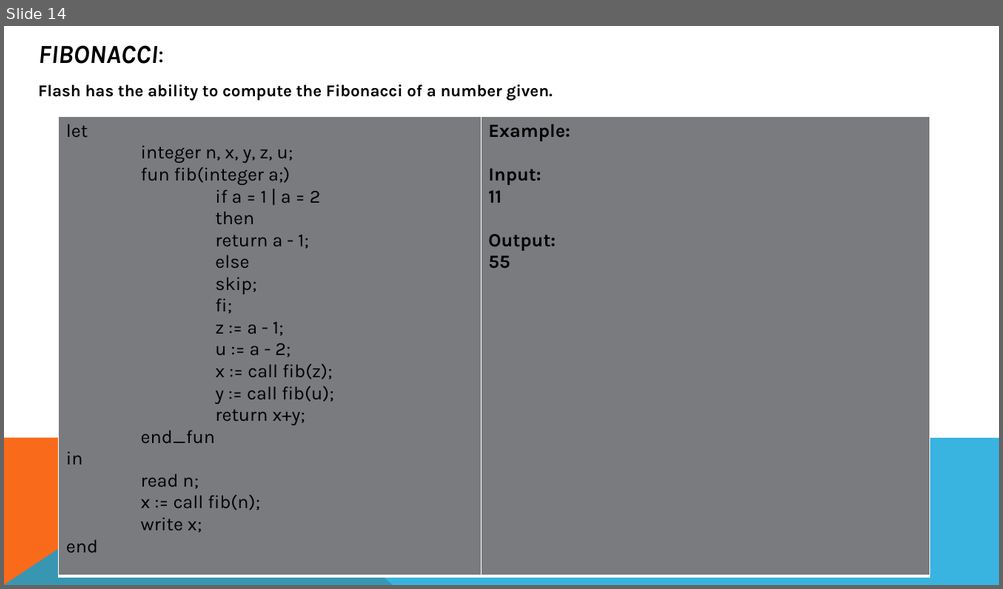
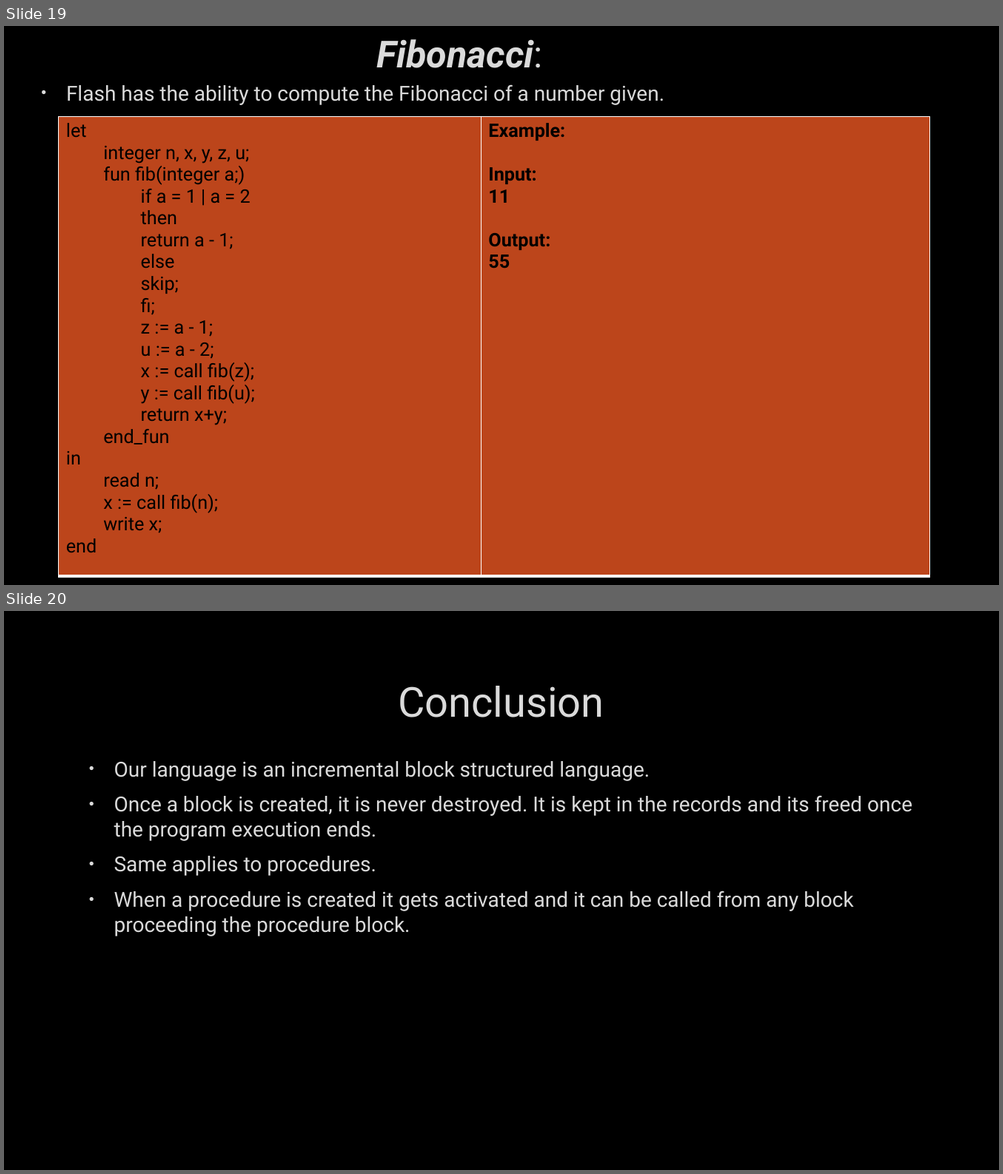
Before and after one commit to bhrlabs/CompilerRuntime, a slide deck: Document/Flash_ppt.pptx. Shown one above the other, each under a label of ours: slide 14 before the commit, slides 19 and 20 after it. The pictures are 1003x589 and 1003x1174 pixels, drawn with LibreOffice and Linux fonts; fonts in the diff are those of the drawing; background and template pictures are left out. Boxes give left, top, right and bottom in pixels: in the first picture for what was removed or moved away, otherwise in the second. Text is boxed around its words. In the diff, an @@ line names an element or a change of style, - is before the commit and + after.

```diff
--- a/Document/Flash_ppt.pptx
+++ b/Document/Flash_ppt.pptx
@@ slide 20 added at (x1=4, y1=611, x2=999, y2=1170), background picture (left out) @@
@@ title added at (x1=398, y1=686, x2=603, y2=718), 40 pt, text #DADADA @@
+Conclusion
@@ text added at (x1=114, y1=761, x2=912, y2=937), 20 pt, text #DADADA @@
+• Our language is an incremental block structured language.
+• Once a block is created, it is never destroyed. It is kept in the records and its freed once the program execution ends.
+• Same applies to procedures.
+• When a procedure is created it gets activated and it can be called from any block proceeding the procedure block.
@@ what was slide 14 is now slide 19 @@
@@ slide 19 changed as well @@
@@ background #FFFFFF to picture (left out) @@
@@ title at (x1=376, y1=39, x2=543, y2=68): text changed; size 25.2 to 36 pt; font Karla to Roboto; text colour #000000 to #DADADA @@
-FIBONACCI:
+Fibonacci:
@@ text "Flash has the ability to ..." at (x1=66, y1=84, x2=664, y2=105): size 16 to 20 pt, font Karla to Roboto, text colour #000000 to #DADADA, letter outline none to #404040 0.75 pt, bold off; bullet none to •; more space between paragraphs @@
@@ table at (x1=59, y1=116, x2=929, y2=577) @@
@@ fill #797B7E to #BC451B in row 1 @@
@@ font Karla to Roboto @@
@@ freeform shape removed at (x1=4, y1=438, x2=392, y2=585) @@
@@ freeform shape removed at (x1=4, y1=438, x2=999, y2=585) @@
```
Also in this commit, not shown: 12 other slides changed, 7 other slides added, 4 slides removed, 21 other files.
